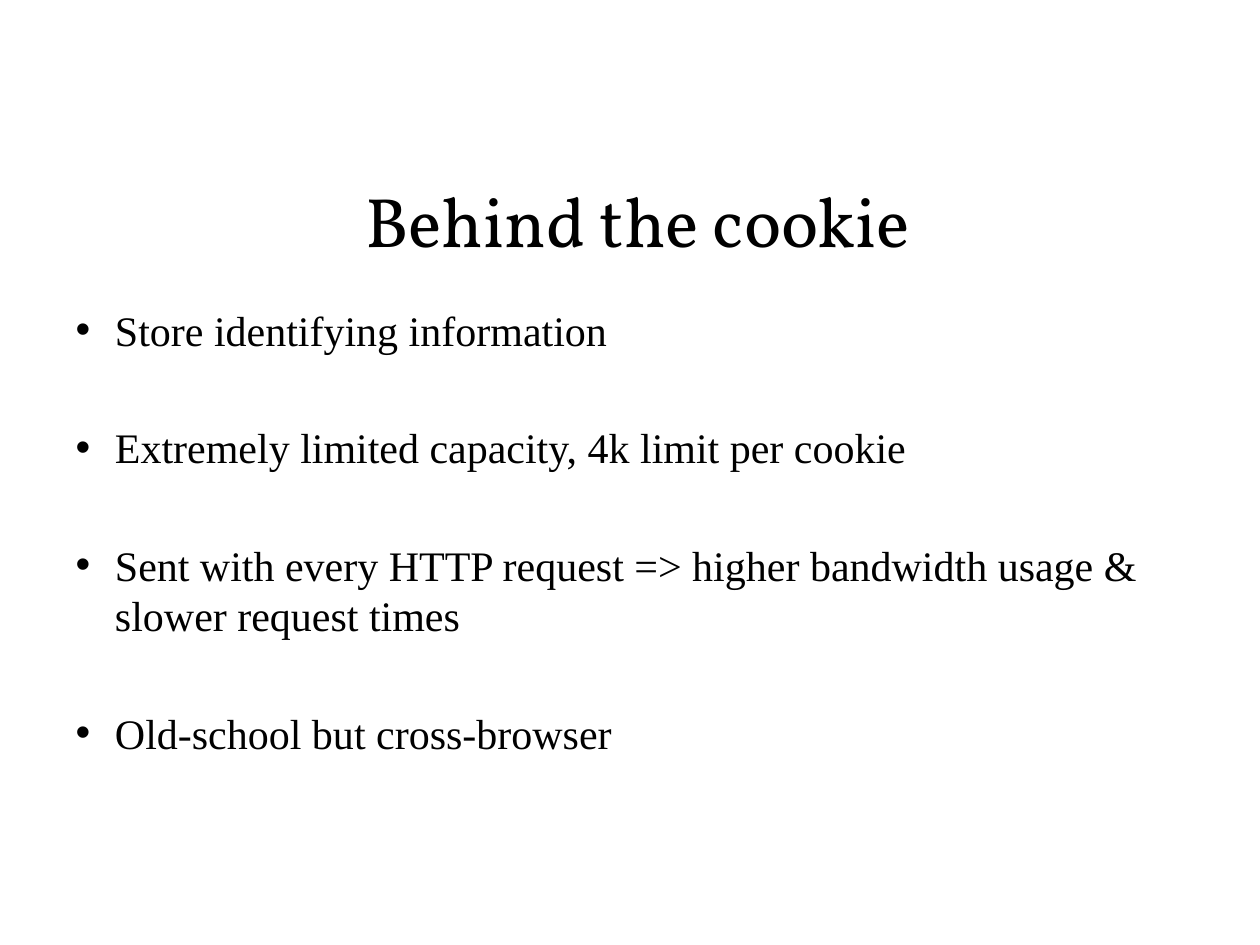
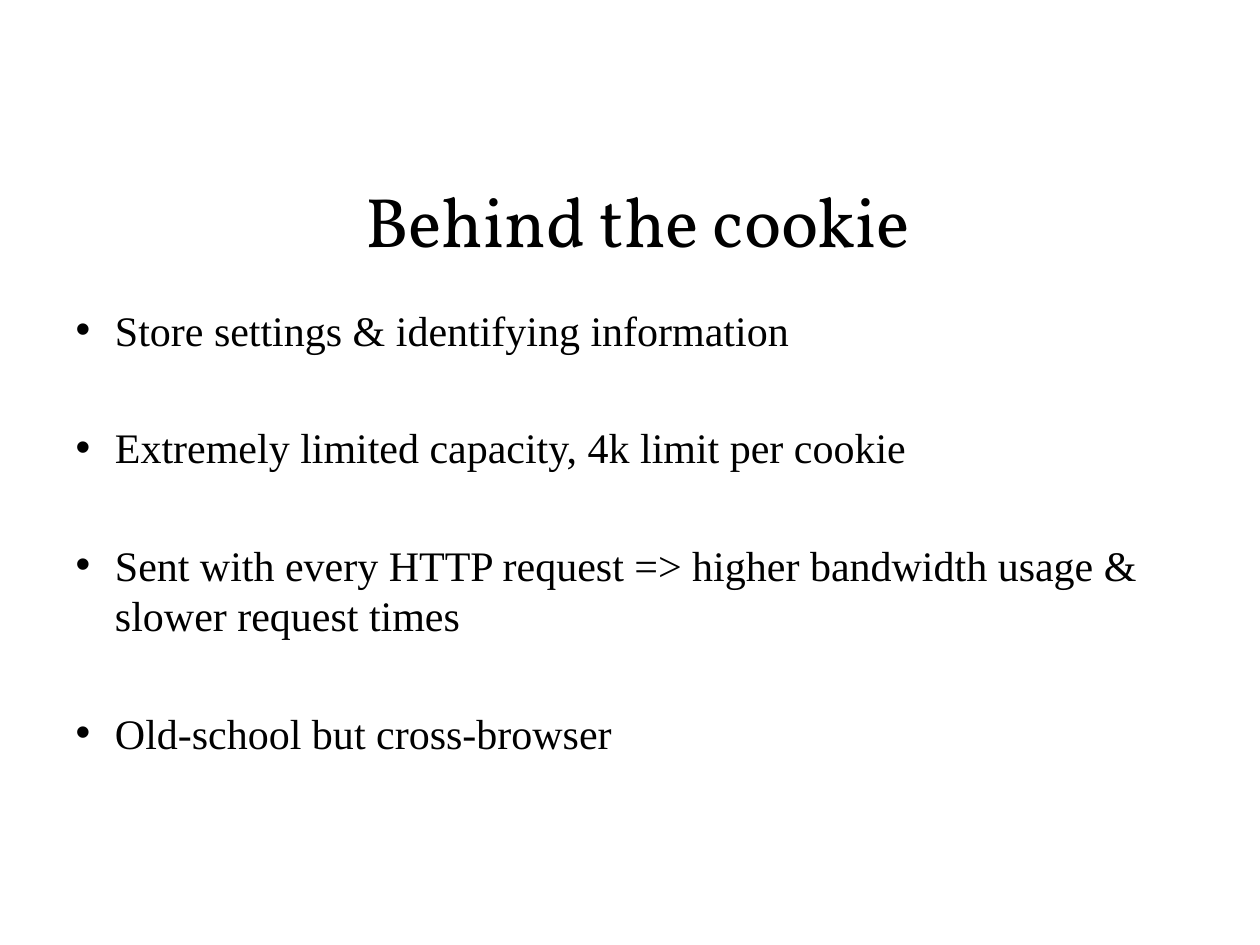
Before and after one commit to sonvq-qsoftvn/htmltraining, a slide deck: slide 3 of QSoftVietnam_SlideTemplate2014- Sonvq.pptx. Drawn at 1260x945 pixels with LibreOffice and Linux fonts; fonts in the diff are those of the drawing; background and template pictures are left out. Boxes give left, top, right and bottom in pixels: in the first picture for what was removed or moved away, otherwise in the second. Text is boxed around its words. In the diff, an @@ line names an element or a change of style, - is before the commit and + after.

```diff
--- a/QSoftVietnam_SlideTemplate2014- Sonvq.pptx
+++ b/QSoftVietnam_SlideTemplate2014- Sonvq.pptx
@@ text at (115, 316, 789, 355): text changed @@
-• Store identifying information
+• Store settings & identifying information
```
Also in this commit, not shown: 24 other slides changed, 1 other file.
